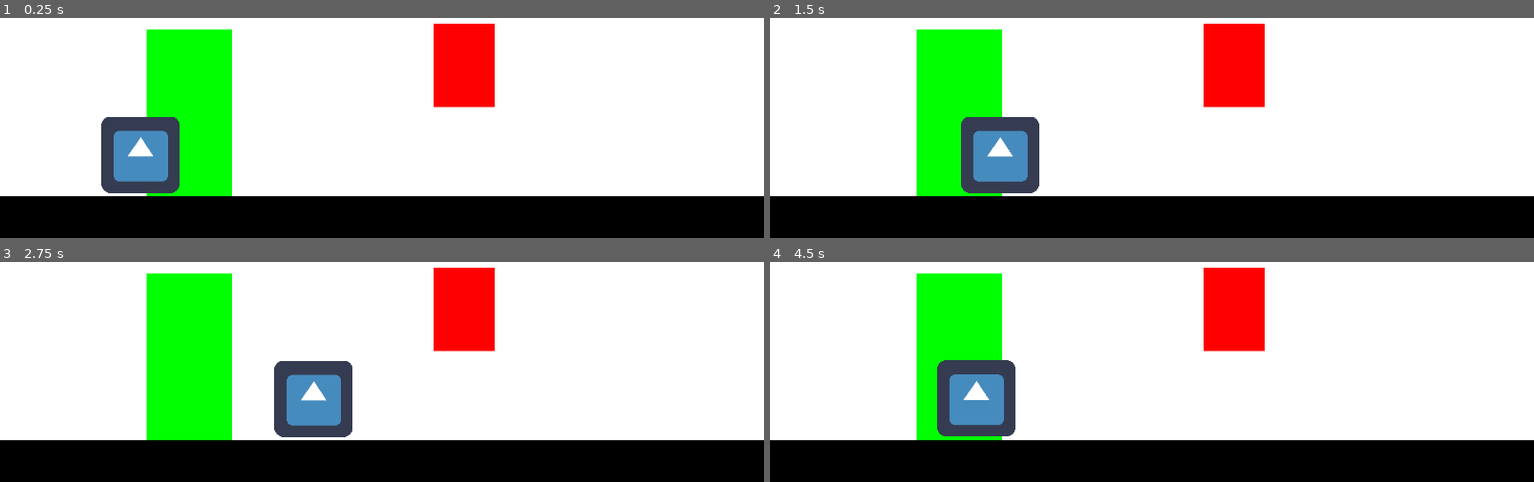
Above: before the commit, frames 1-4 (two rows, left to right).
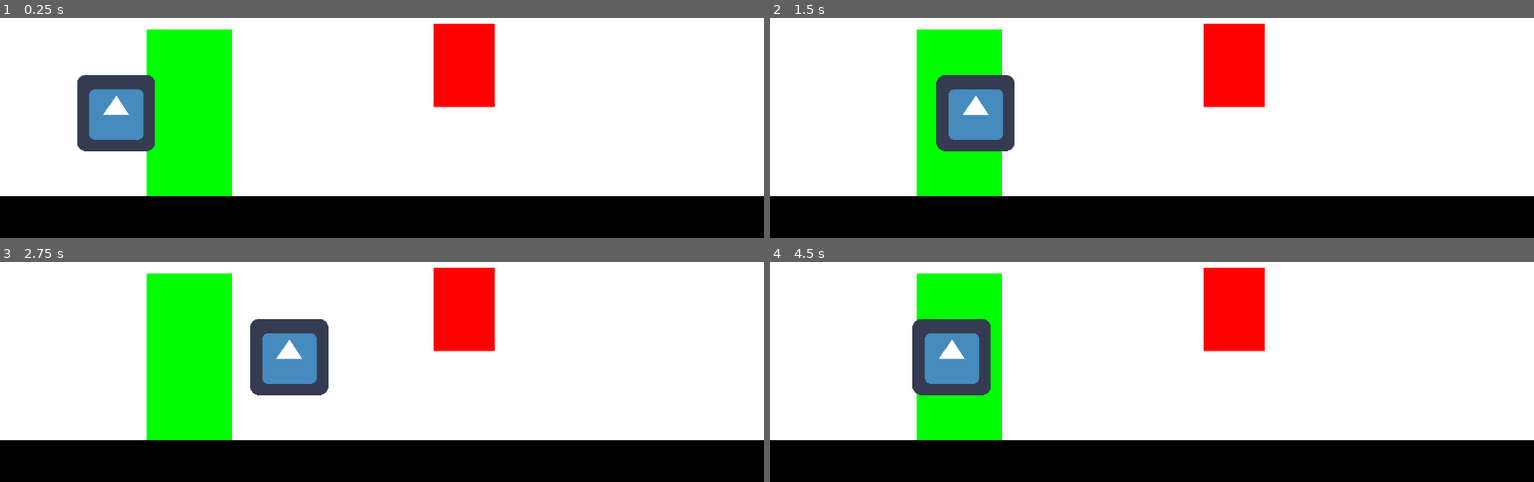
Above: after the commit, the same moments.

Repository: milehighhokie/ggj2019
Game: Godot game, scene res://SubRoom.tscn
Same seed, same stepped clock (60 frames per second), same inputs: the game is played once before the commit and once after it. This scene is started directly instead of the project's main scene. The engine's default icon, where the game draws it, is replaced by a stand-in: a white triangle on a blue panel in a dark square.
Inputs:
- Up to frame 1 (0.25 s): no input
- Up to frame 2 (1.5 s): tap Enter at 0.5 s; hold Right (right) 0.53-1.28 s; hold Down (down) from 1.28 s (still down)
- Up to frame 3 (2.75 s): tap Space at 2 s; release Down (down) at 2.03 s; hold Right (right) from 2.03 s (still down)
- Up to frame 4 (4.5 s): release Right (right) at 2.78 s; hold Up (up) 2.78-3.53 s; tap Enter at 3.5 s; hold Left (left) from 3.53 s (still down)

The runs differ from the first frame. In frame 1, 5.4% of the frame differs, in the area x 10-24%, y 25-80%; in frame 2, 5.6%, in the area x 21-36%, y 25-80%; in frame 3, 5.4%; in frame 4, 5.6%.

Commit message:
Update Sub Room Collision

Diff:
--- a/SubRoom.tscn
+++ b/SubRoom.tscn
@@ -7,7 +7,7 @@
 [sub_resource type="RectangleShape2D" id=1]
 
 custom_solver_bias = 0.0
-extents = Vector2( 35, 69.9 )
+extents = Vector2( 70, 139.9 )
 
 [node name="SubTemplate" type="Sprite" index="0"]
 
@@ -18,7 +18,7 @@
 
 [node name="KinematicBody2D" type="KinematicBody2D" parent="." index="0"]
 
-position = Vector2( -410, 220 )
+position = Vector2( -450, 150 )
 input_pickable = false
 collision_layer = 1
 collision_mask = 1
@@ -50,5 +50,5 @@
 
 position = Vector2( -640, -360 )
 build_mode = 0
-polygon = PoolVector2Array( -1.71695, 351.425, -0.489212, 351.425, 626.885, 361.247, 1280, 352.976, 1280, 650, 0, 650, 0, 510, 812.273, 508.576, 809.818, 358.792, 626.885, 361.247, 0.738525, 353.881, -98.7082, 351.425, -100, 820, 1380, 820, 1380, -100, -100, -100, -98.7082, 351.425 )
+polygon = PoolVector2Array( 0, 650, -100, 650, -100, -100, 1380, -100, 1380, 820, -100, 800, -100, 650, 1280, 650, 1280, 370, 0, 370 )
 _sections_unfolded = [ "Transform" ]
Not shown, added: Bear-03.png.import
Not shown, added: BearSketch.png.import
Not shown, added: Stage2_StageTwo.png.import
Not shown, added: Walk.png.import
Not shown, added: WalkSketch.png.import
